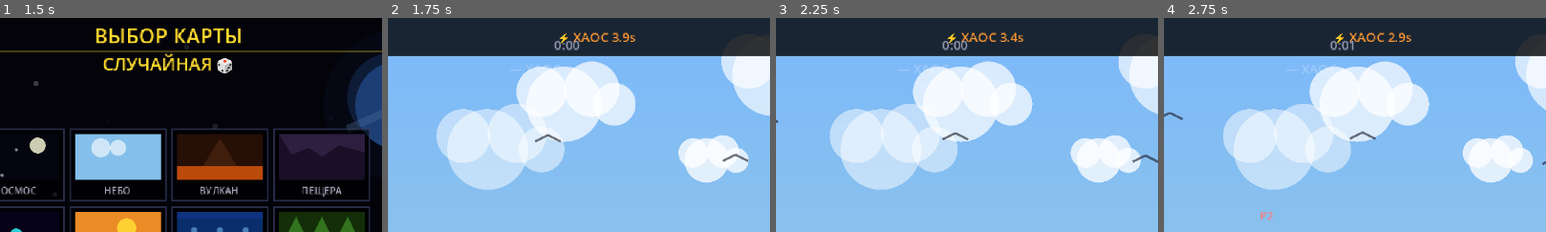
Above: before the commit, frames 1-4 (left to right).
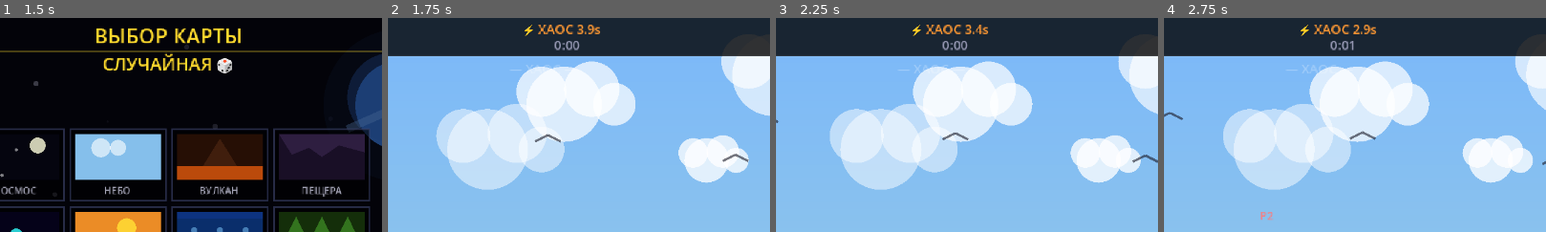
Above: after the commit, the same moments.

Repository: kkeefi/Swap-slap
Game: Godot game, scene res://Game.tscn
Same seed, same stepped clock (60 frames per second), same inputs: the game is played once before the commit and once after it.
Inputs:
- Up to frame 1 (1.5 s): tap Enter (p2_swap) at 0.5, 1.35 s; hold Up from 0.53 s (still down); tap E (p1_swap) at 0.6 s; tap Space at 0.77 s
- Up to frame 2 (1.75 s): keep holding Up; tap Space at 1.52 s
- Up to frame 3 (2.25 s): release Up at 2.03 s; hold Left from 2.03 s (still down); tap H at 2.1 s
- Up to frame 4 (2.75 s): keep holding Left
The pictures show only the part of the screen within x 28-78%, y 0-50%; the shares and areas given below are measured in that part.

Frame 1 is identical in both runs. In frame 2, 0.9% of the frame differs, in the area x 35-65%, y 3-13%; in frame 3, 0.9%; in frame 4, 0.9%.

Commit message:
fix: chaos timer

Diff:
--- a/scripts/renderer.gd
+++ b/scripts/renderer.gd
@@ -473,7 +473,7 @@
 		c.draw_string(font, Vector2(VW/2, 10), "⇄",
 					  HORIZONTAL_ALIGNMENT_CENTER, -1, 11, Color(0.45,0.45,0.55))
 	else:
-		c.draw_string(font, Vector2(VW/2, 15),
+		c.draw_string(font, Vector2(VW/2 - 22, 10),
 					  "⚡ ХАОС %.1fs" % max(0.0, chaos_interval-chaos_timer),
 					  HORIZONTAL_ALIGNMENT_CENTER, -1, 8, Color(1,0.6,0.2))
 
